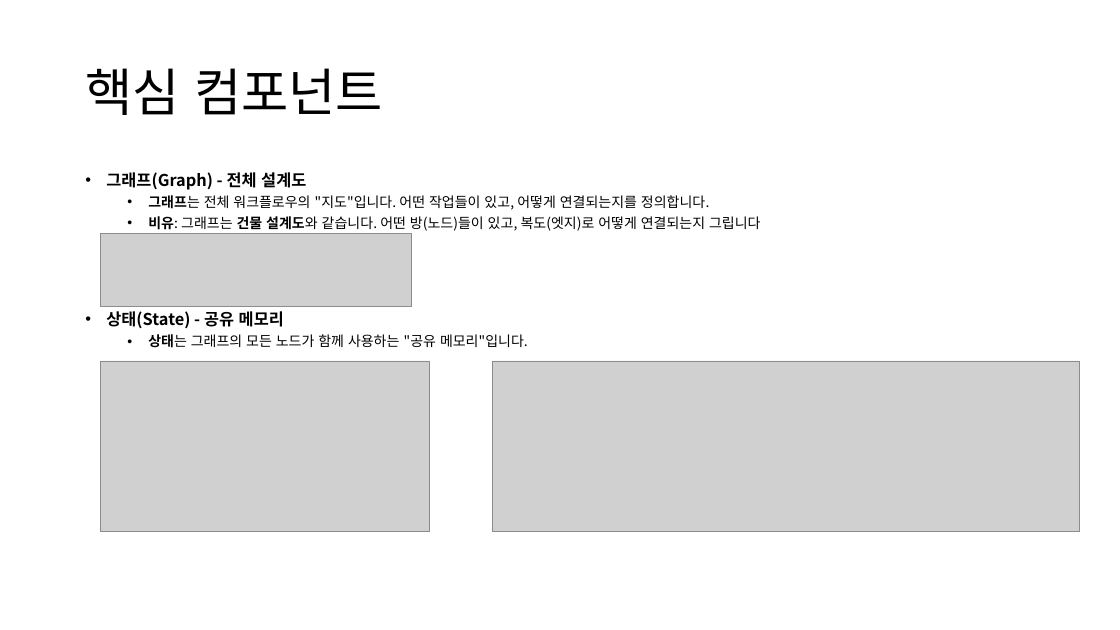
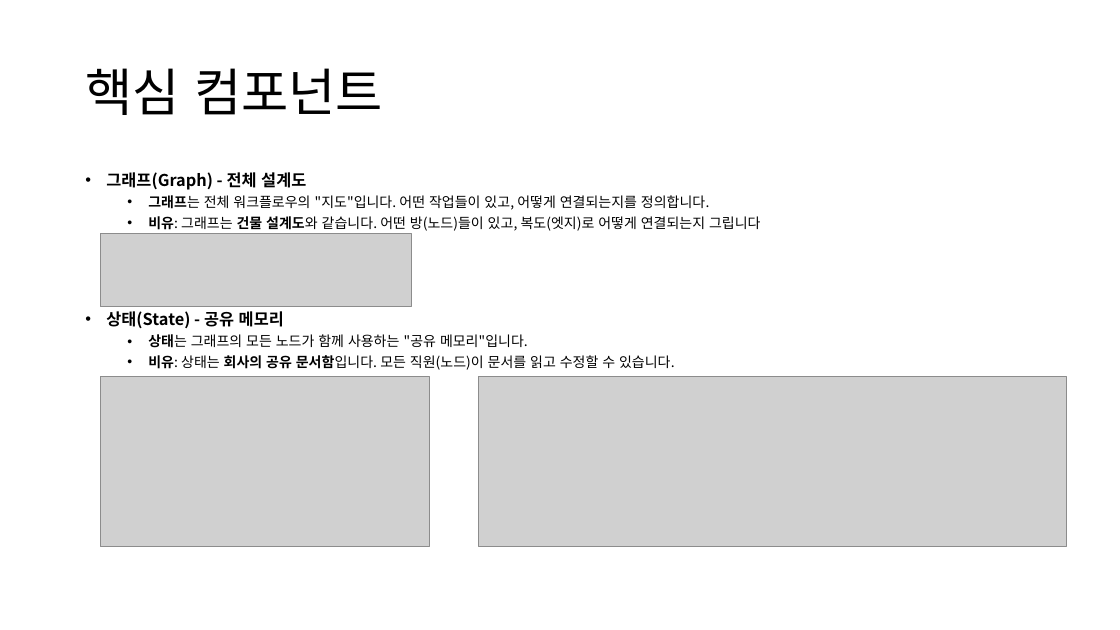
Before and after one commit to Ranponim/rag_agent, a slide deck: slide 10 of AI와 LangChain과 LangGraph와 Agent.pptx. Drawn at 1120x630 pixels with LibreOffice and Linux fonts; fonts in the diff are those of the drawing; grey boxes stand for pictures. Boxes give left, top, right and bottom in pixels: in the first picture for what was removed or moved away, otherwise in the second. Text is boxed around its words. In the diff, an @@ line names an element or a change of style, - is before the commit and + after.

Commit message:
파일 변경 내역이 제공되지 않아 커밋 메시지를 생성할 수 없습니다.

```diff
--- a/AI와 LangChain과 LangGraph와 Agent.pptx
+++ b/AI와 LangChain과 LangGraph와 Agent.pptx
@@ text at bbox=[148, 355, 675, 370]: paragraph added @@
+  • 비유: 상태는 회사의 공유 문서함입니다. 모든 직원(노드)이 문서를 읽고 수정할 수 있습니다.
@@ picture: place and size @@
-picture at bbox=[100, 361, 429, 531]
+picture at bbox=[100, 376, 429, 546]
@@ picture: place and size @@
-picture at bbox=[492, 361, 1080, 531]
+picture at bbox=[479, 376, 1066, 546]
```
